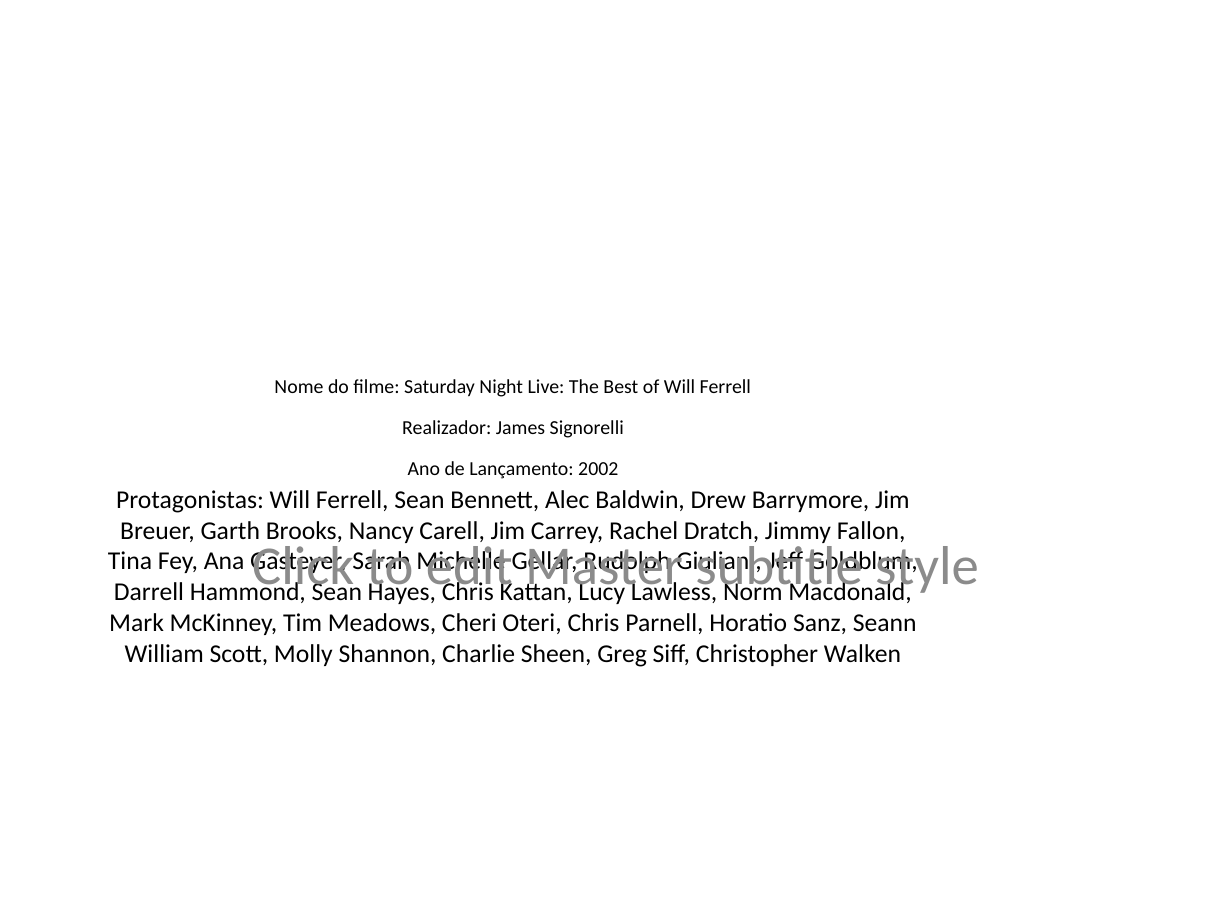
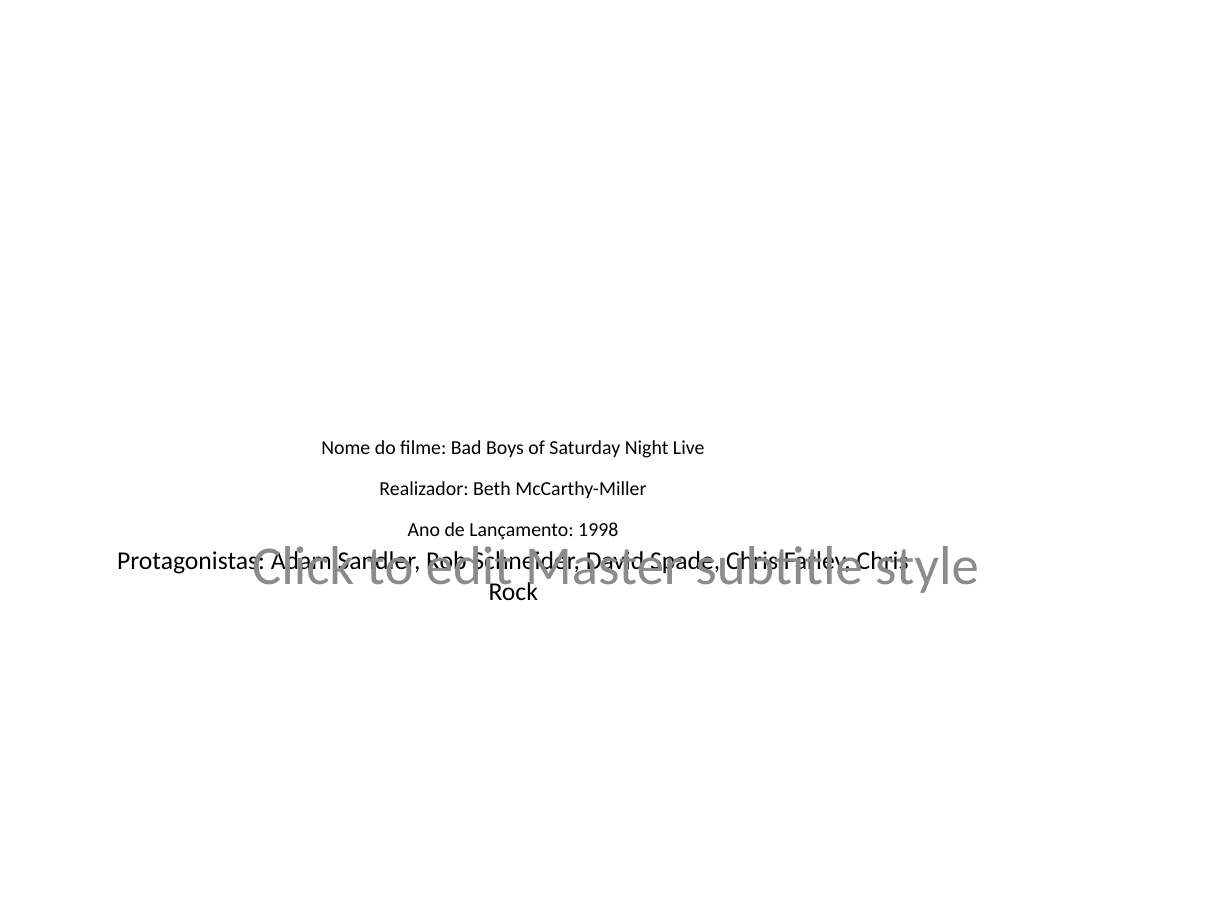
Before and after one commit to rcod1978/exercicios, a slide deck: slide 35 of movie/Filmes.pptx (slide 88 before the commit). Drawn at 1232x924 pixels with LibreOffice and Linux fonts; fonts in the diff are those of the drawing. Boxes give left, top, right and bottom in pixels: in the first picture for what was removed or moved away, otherwise in the second. Text is boxed around its words. In the diff, an @@ line names an element or a change of style, - is before the commit and + after.

```diff
--- a/movie/Filmes.pptx
+++ b/movie/Filmes.pptx
@@ title at bbox=[117, 440, 909, 600]: text changed; size 15 to 20 pt @@
-Nome do filme: Saturday Night Live: The Best of Will Ferrell
-Realizador: James Signorelli
-Ano de Lançamento: 2002
-Protagonistas: Will Ferrell, Sean Bennett, Alec Baldwin, Drew Barrymore, Jim Breuer, Garth Brooks, Nancy Carell, Jim Carrey, Rachel Dratch, Jimmy Fallon, Tina Fey, Ana Gasteyer, Sarah Michelle Gellar, Rudolph Giuliani, Jeff Goldblum, Darrell Hammond, Sean Hayes, Chris Kattan, Lucy Lawless, Norm Macdonald, Mark McKinney, Tim Meadows, Cheri Oteri, Chris Parnell, Horatio Sanz, Seann William Scott, Molly Shannon, Charlie Sheen, Greg Siff, Christopher Walken
+Nome do filme: Bad Boys of Saturday Night Live
+Realizador: Beth McCarthy-Miller
+Ano de Lançamento: 1998
+Protagonistas: Adam Sandler, Rob Schneider, David Spade, Chris Farley, Chris Rock
```
Also in this commit, not shown: 50 other slides changed, 42 slides added, 71 slides removed, 8 other files.
